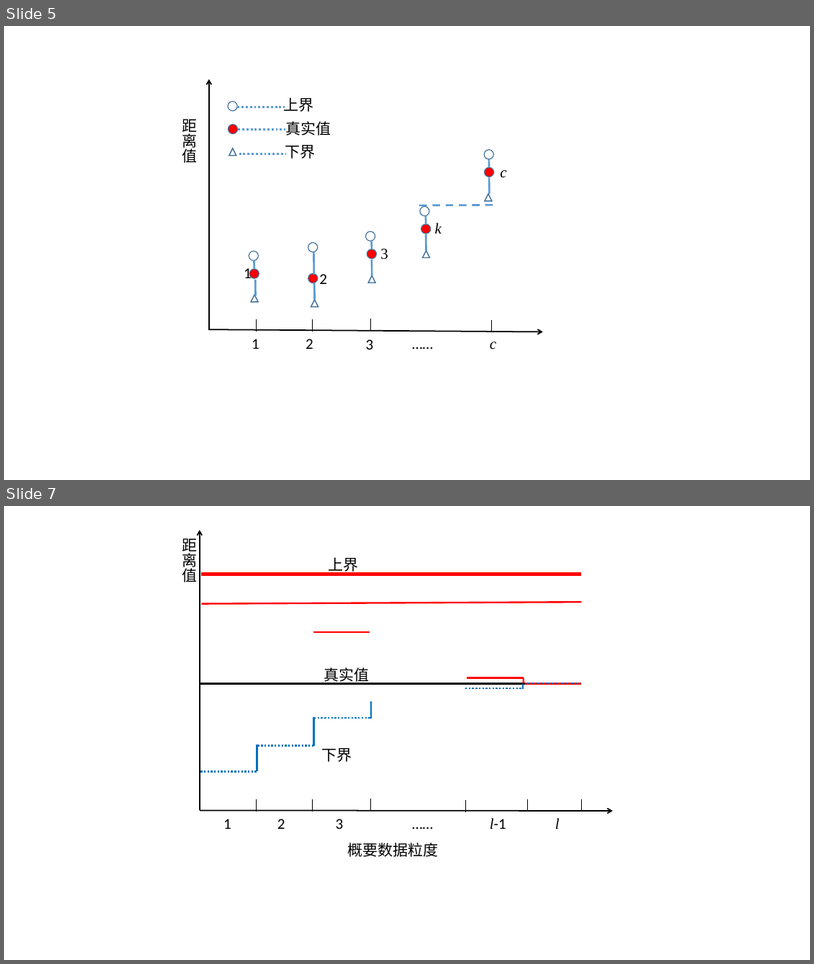
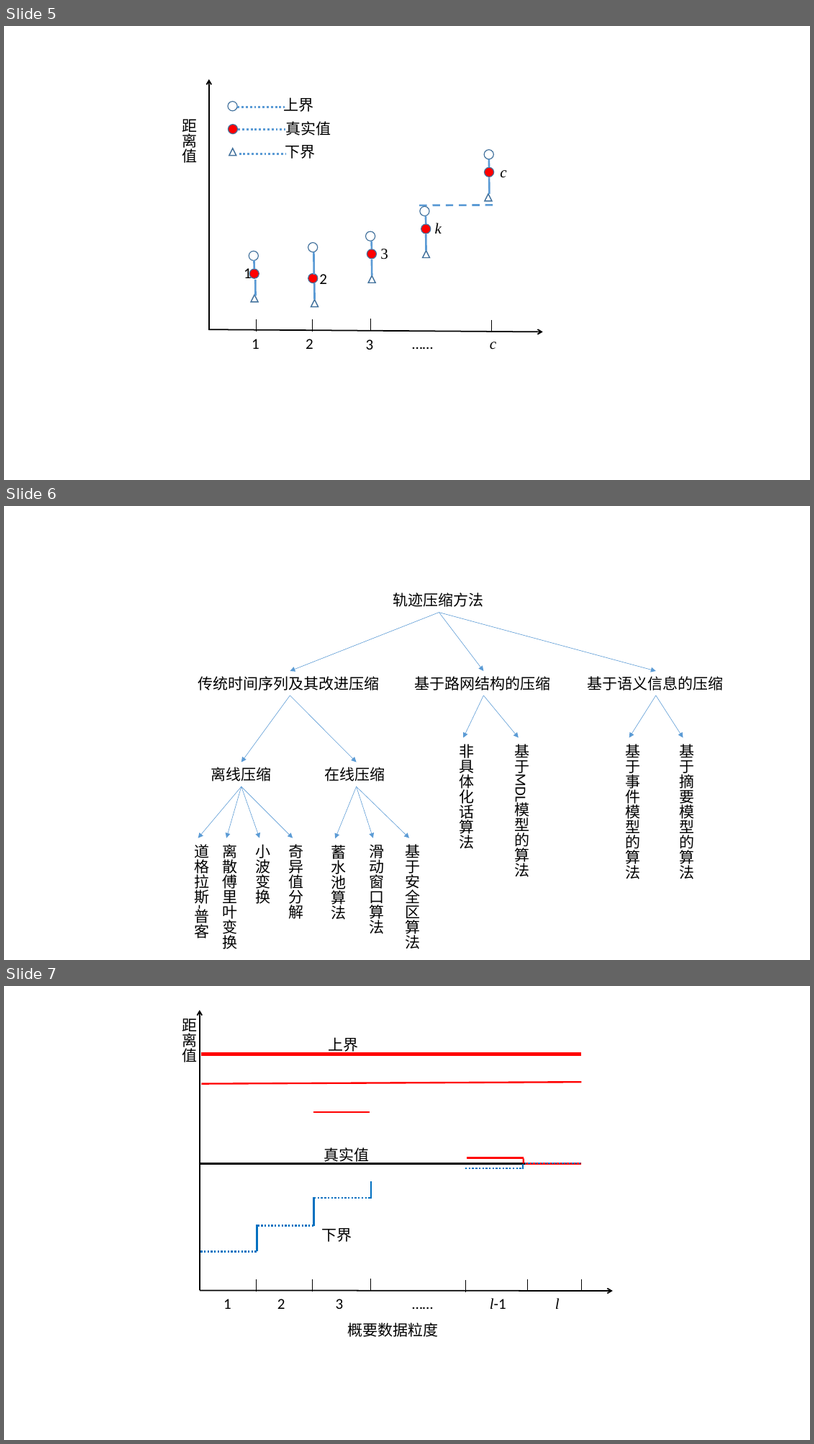
Before and after one commit to zzg22936/thesis, a slide deck: 论文图片集.pptx. Shown one above the other, each under a label of ours: slides 5 and 7 before the commit, slides 5, 6 and 7 after it; the slides between them are not shown. The pictures are 814x964 and 814x1444 pixels, drawn with LibreOffice and Linux fonts; fonts in the diff are those of the drawing. Boxes give left, top, right and bottom in pixels: in the first picture for what was removed or moved away, otherwise in the second. Text is boxed around its words. In the diff, an @@ line names an element or a change of style, - is before the commit and + after.

```diff
--- a/论文图片集.pptx
+++ b/论文图片集.pptx
@@ slide 6 added at (4,506,810,960), background #FFFFFF @@
@@ arrow added from (440, 613) to (290, 671), #5B9BD5 0.5 pt @@
@@ text added at (394,592,484,607), 18 pt, text #000000 @@
+轨迹压缩方法
@@ arrow added from (440, 613) to (484, 671), #5B9BD5 0.5 pt @@
@@ arrow added from (440, 613) to (656, 671), #5B9BD5 0.5 pt @@
@@ text added at (198,676,380,690), 18 pt, text #000000 @@
+传统时间序列及其改进压缩
@@ text added at (415,676,551,690), 18 pt, text #000000 @@
+基于路网结构的压缩
@@ text added at (587,676,723,690), 18 pt, text #000000 @@
+基于语义信息的压缩
@@ arrow added from (290, 695) to (242, 762), #5B9BD5 0.5 pt @@
@@ arrow added from (290, 695) to (357, 762), #5B9BD5 0.5 pt @@
@@ arrow added from (484, 695) to (464, 738), #5B9BD5 0.5 pt @@
@@ arrow added from (484, 695) to (519, 738), #5B9BD5 0.5 pt @@
@@ arrow added from (656, 695) to (630, 738), #5B9BD5 0.5 pt @@
@@ arrow added from (656, 695) to (684, 738), #5B9BD5 0.5 pt @@
@@ text added at (460,744,475,849), 18 pt, text #000000 @@
+非具体化话算法
@@ text added at (515,744,530,775), 18 pt, text #000000 @@
+基于MDL模型的算法
@@ text added at (625,744,640,879), 18 pt, text #000000 @@
+基于事件模型的算法
@@ text added at (679,744,694,879), 18 pt, text #000000 @@
+基于摘要模型的算法
@@ text added at (211,767,271,781), 18 pt, text #000000 @@
+离线压缩
@@ text added at (325,767,386,781), 18 pt, text #000000 @@
+在线压缩
@@ arrow added from (242, 787) to (198, 838), #5B9BD5 0.5 pt @@
@@ arrow added from (242, 787) to (226, 838), #5B9BD5 0.5 pt @@
@@ arrow added from (242, 787) to (260, 838), #5B9BD5 0.5 pt @@
@@ arrow added from (242, 787) to (293, 838), #5B9BD5 0.5 pt @@
@@ arrow added from (357, 787) to (335, 838), #5B9BD5 0.5 pt @@
@@ arrow added from (357, 787) to (373, 838), #5B9BD5 0.5 pt @@
@@ arrow added from (357, 787) to (409, 838), #5B9BD5 0.5 pt @@
@@ text added at (194,844,209,938), 18 pt, text #000000 @@
+道格拉斯-普客
@@ text added at (223,844,238,949), 18 pt, text #000000 @@
+离散傅里叶变换
@@ text added at (256,844,271,903), 18 pt, text #000000 @@
+小波变换
@@ text added at (289,844,304,919), 18 pt, text #000000 @@
+奇异值分解
@@ text added at (332,844,347,919), 18 pt, text #000000 @@
+蓄水池算法
@@ text added at (370,844,385,934), 18 pt, text #000000 @@
+滑动窗口算法
@@ text added at (406,844,421,949), 18 pt, text #000000 @@
+基于安全区算法
```
Also in this commit, not shown: 1 slide removed, 44 other files.
